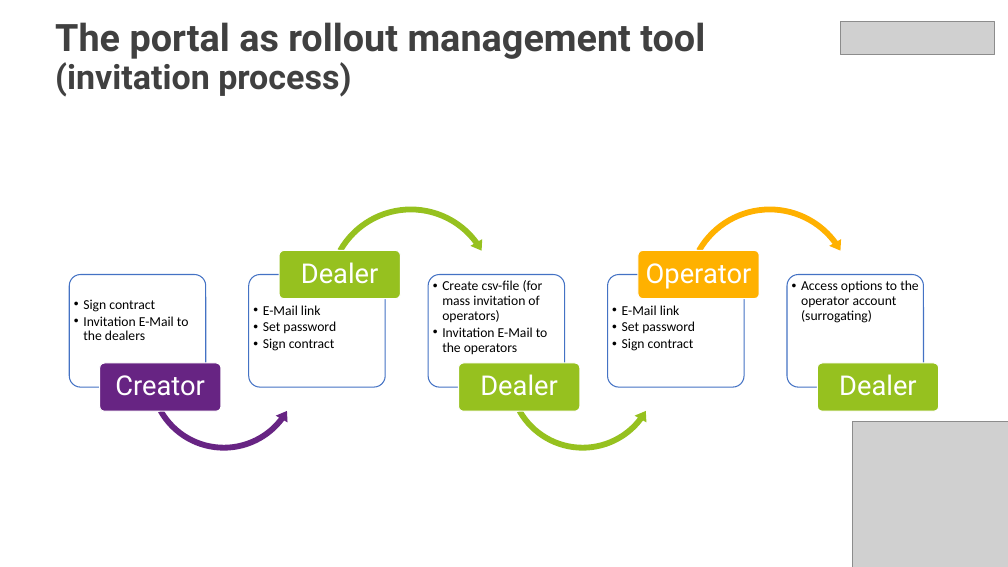
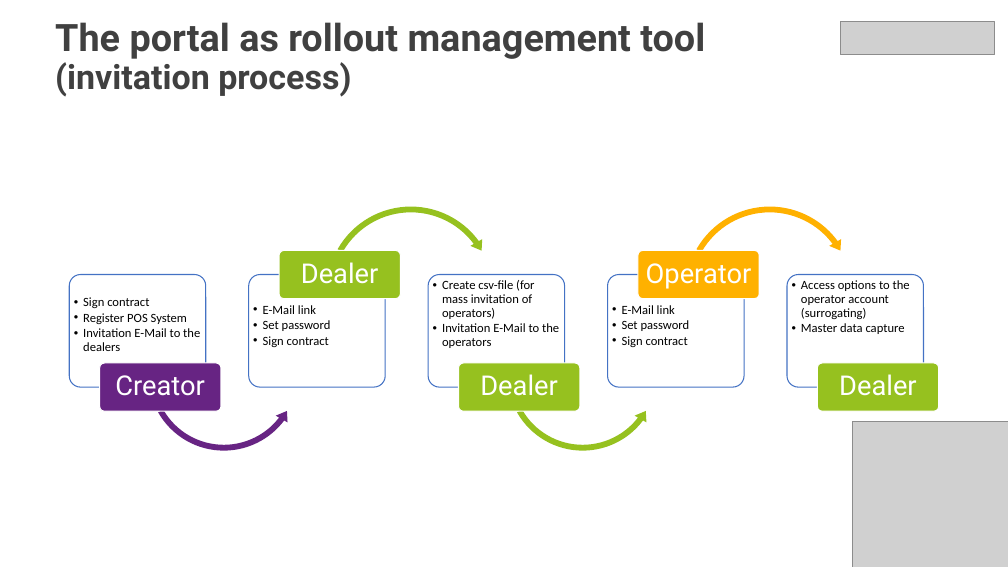
Before and after one commit to fiskaltrust/productdescription-de-doc, a slide deck: slide 26 of for-poscreators/presentation/media/lead-presentation-creator-en.pptx. Drawn at 1008x567 pixels with LibreOffice and Linux fonts; fonts in the diff are those of the drawing; grey boxes stand for pictures. Boxes give left, top, right and bottom in pixels: in the first picture for what was removed or moved away, otherwise in the second. Text is boxed around its words. In the diff, an @@ line names an element or a change of style, - is before the commit and + after.

Commit message:
add master data recording at dealer in pos creator lead presentation

```diff
--- a/for-poscreators/presentation/media/lead-presentation-creator-en.pptx
+++ b/for-poscreators/presentation/media/lead-presentation-creator-en.pptx
@@ text at (x1=83, y1=297, x2=200, y2=351): size 13 to 12 pt in "Sign contract", "Invitation E-Mail to the dealers" @@
@@ text at (x1=801, y1=280, x2=910, y2=319): size 13 to 12 pt in "Access options to the operator account (surrogating)" @@
@@ text at (x1=83, y1=313, x2=187, y2=324): paragraph added @@
+  • Register POS System
@@ size 13 to 12 pt in 3 elements at (x1=263, y1=305, x2=331, y2=347), (x1=442, y1=280, x2=559, y2=348), (x1=622, y1=305, x2=690, y2=347) @@
@@ text at (x1=801, y1=323, x2=905, y2=334): paragraph added @@
+  • Master data capture
```
Also in this commit, not shown: 1 other file.
